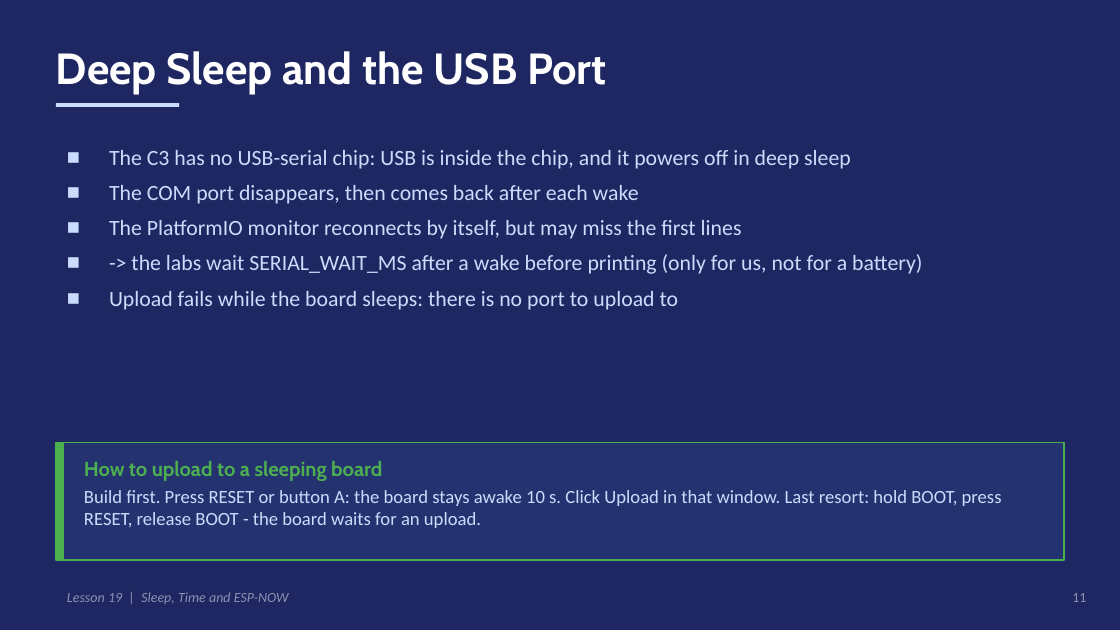
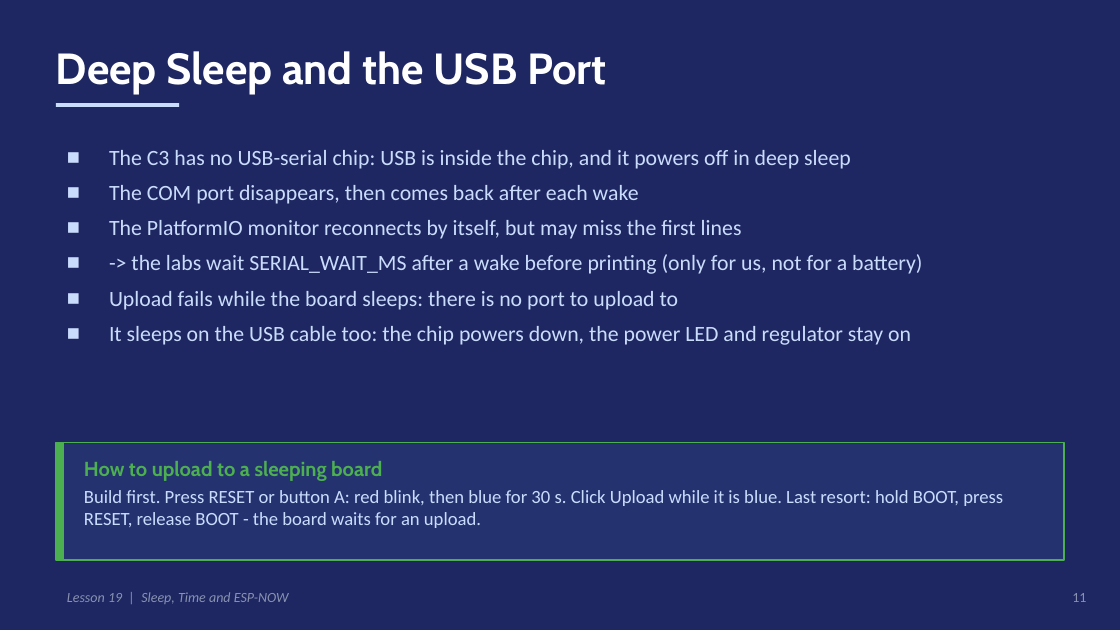
Before and after one commit to Anaga/embedded_cpp_2026_autumn, a slide deck: slide 11 of M4_L19/slides/lesson19.pptx. Drawn at 1120x630 pixels with LibreOffice and Linux fonts; fonts in the diff are those of the drawing. Boxes give left, top, right and bottom in pixels: in the first picture for what was removed or moved away, otherwise in the second. Text is boxed around its words. In the diff, an @@ line names an element or a change of style, - is before the commit and + after.

```diff
--- a/M4_L19/slides/lesson19.pptx
+++ b/M4_L19/slides/lesson19.pptx
@@ text at (109, 326, 911, 345): paragraph added @@
+■ It sleeps on the USB cable too: the chip powers down, the power LED and regulator stay on
@@ text at (84, 490, 1003, 528): text changed @@
-Build first. Press RESET or button A: the board stays awake 10 s. Click Upload in that window. Last resort: hold BOOT, press RESET, release BOOT - the board waits for an upload.
+Build first. Press RESET or button A: red blink, then blue for 30 s. Click Upload while it is blue. Last resort: hold BOOT, press RESET, release BOOT - the board waits for an upload.
```
Also in this commit, not shown: 4 other slides changed, 13 other files.
